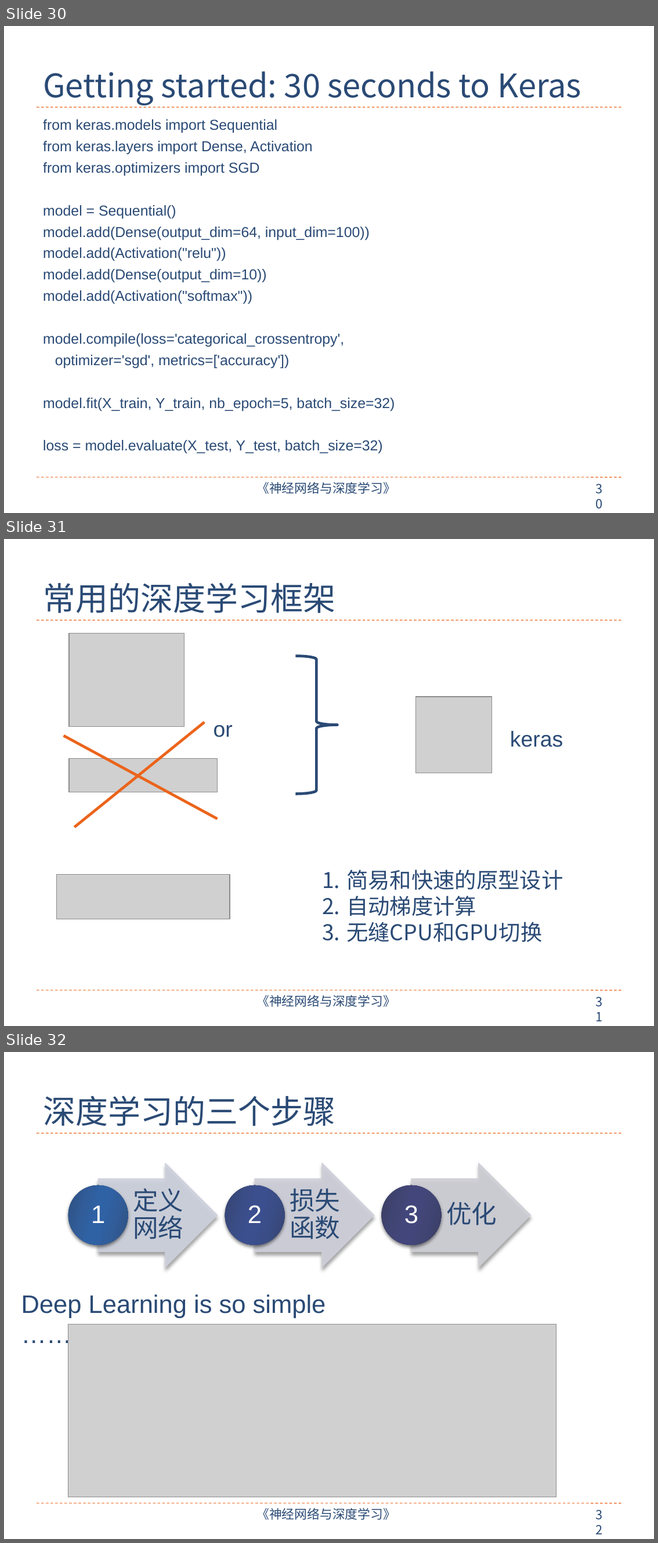
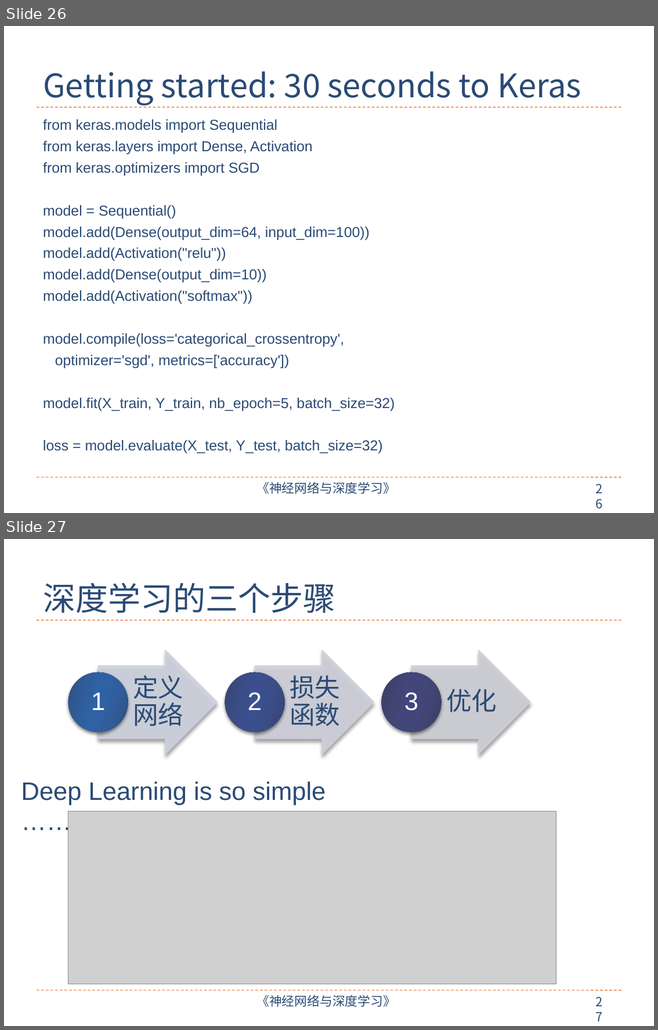
Before and after one commit to nndl/nndl.github.io, a slide deck: ppt/chap-前馈神经网络.pptx. Shown one above the other, each under a label of ours: slides 30, 31 and 32 before the commit, slides 26 and 27 after it. The pictures are 658x1543 and 658x1030 pixels, drawn with LibreOffice and Linux fonts; fonts in the diff are those of the drawing; grey boxes stand for pictures. Boxes give left, top, right and bottom in pixels: in the first picture for what was removed or moved away, otherwise in the second. Text is boxed around its words. In the diff, an @@ line names an element or a change of style, - is before the commit and + after.

```diff
--- a/ppt/chap-前馈神经网络.pptx
+++ b/ppt/chap-前馈神经网络.pptx
@@ slide 31 removed at <box>4,539,654,1026</box>, background #FFFFFF; not listed: 4 template elements that a slide beside it also shows @@
@@ title removed at <box>43,583,335,613</box> @@
-常用的深度学习框架
@@ picture removed at <box>69,633,184,727</box> @@
@@ right brace removed at <box>296,656,338,794</box> @@
@@ picture removed at <box>415,697,491,773</box> @@
@@ line removed from (204, 722) to (74, 827) @@
@@ text removed at <box>213,725,233,737</box> @@
-or
@@ line removed from (64, 736) to (217, 819) @@
@@ text removed at <box>510,731,563,747</box> @@
-keras
@@ picture removed at <box>69,759,217,792</box> @@
@@ picture removed at <box>57,875,230,919</box> @@
@@ text removed at <box>346,870,563,942</box> @@
-1. 简易和快速的原型设计
-2. 自动梯度计算
-3. 无缝CPU和GPU切换
@@ what was slide 30 is now slide 26 @@
@@ page number at <box>589,478,615,500</box>: text changed @@
-30
+26
@@ what was slide 32 is now slide 27 @@
@@ page number at <box>589,991,615,1013</box>: text changed @@
-32
+27
```
Also in this commit, not shown: 11 slides changed, 3 slides added, 3 other slides removed.
